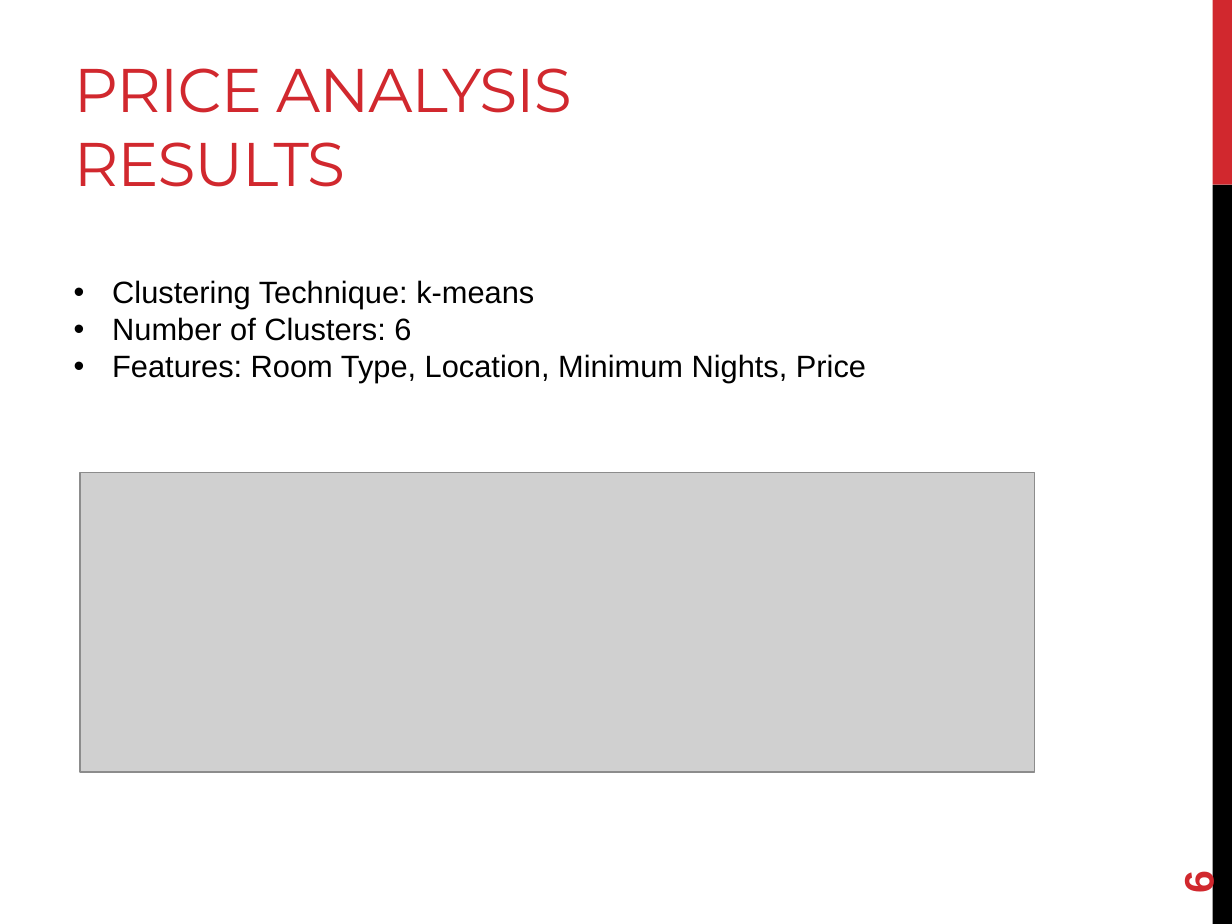
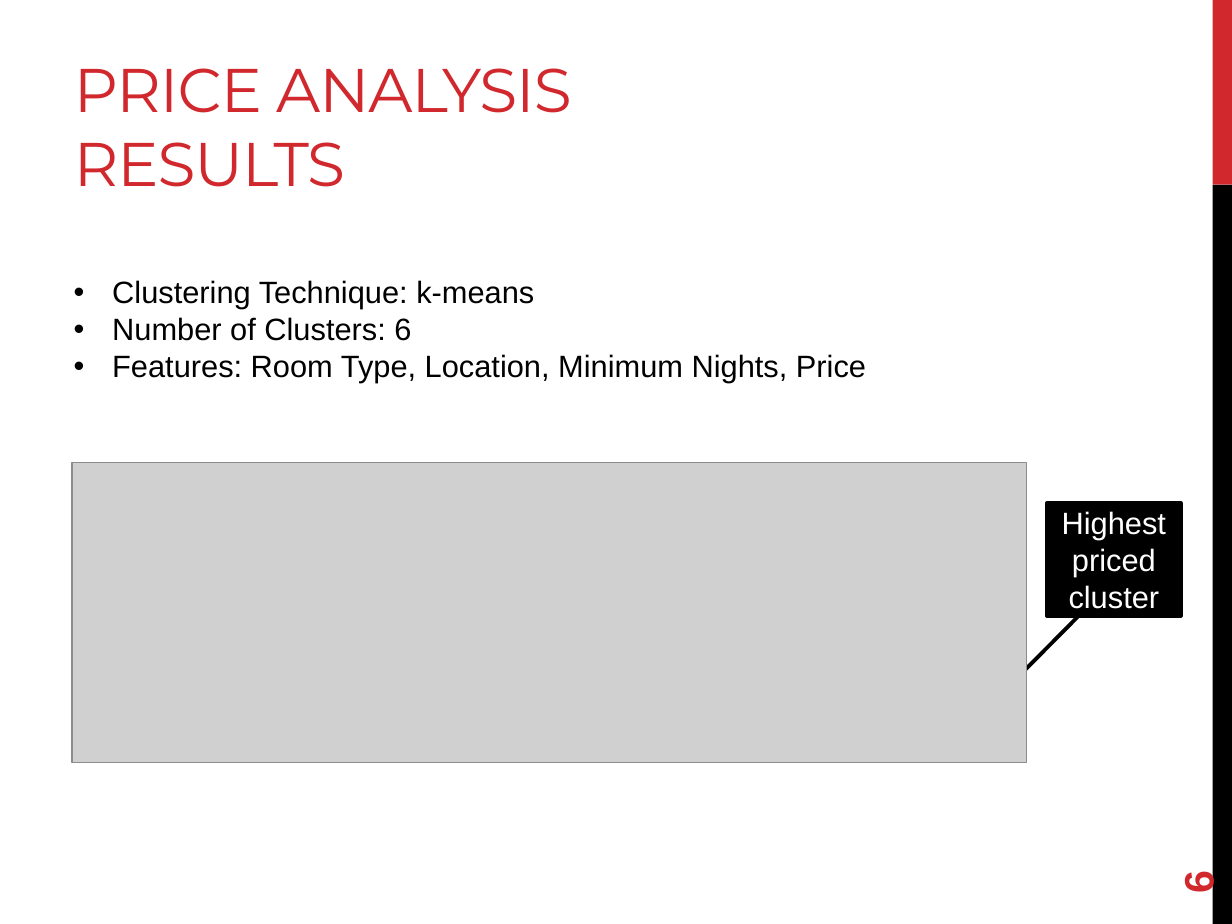
Before and after one commit to hiya-g/amsterdam-airbnb, a slide deck: slide 6 of A study of Amsterdam Airbnb rentals.pptx. Drawn at 1232x924 pixels with LibreOffice and Linux fonts; fonts in the diff are those of the drawing; grey boxes stand for pictures. Boxes give left, top, right and bottom in pixels: in the first picture for what was removed or moved away, otherwise in the second. Text is boxed around its words. In the diff, an @@ line names an element or a change of style, - is before the commit and + after.

```diff
--- a/A study of Amsterdam Airbnb rentals.pptx
+++ b/A study of Amsterdam Airbnb rentals.pptx
@@ picture: place and size @@
-picture at (80, 472, 1035, 771)
+picture at (71, 462, 1026, 761)
@@ border callout added at (1047, 503, 1180, 616), fill #000000, outline #000000 2.25 pt, 18 pt, text #FFFFFF @@
+Highest priced cluster
```
Also in this commit, not shown: 1 other slide changed.
